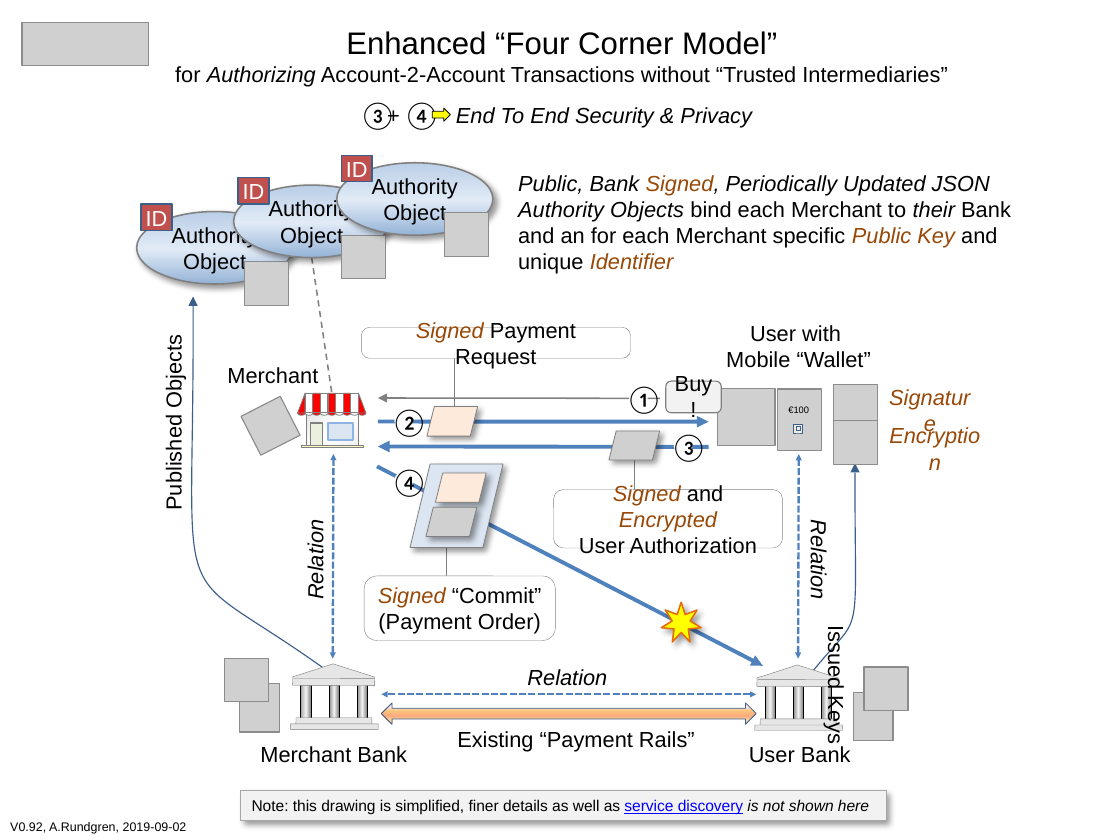
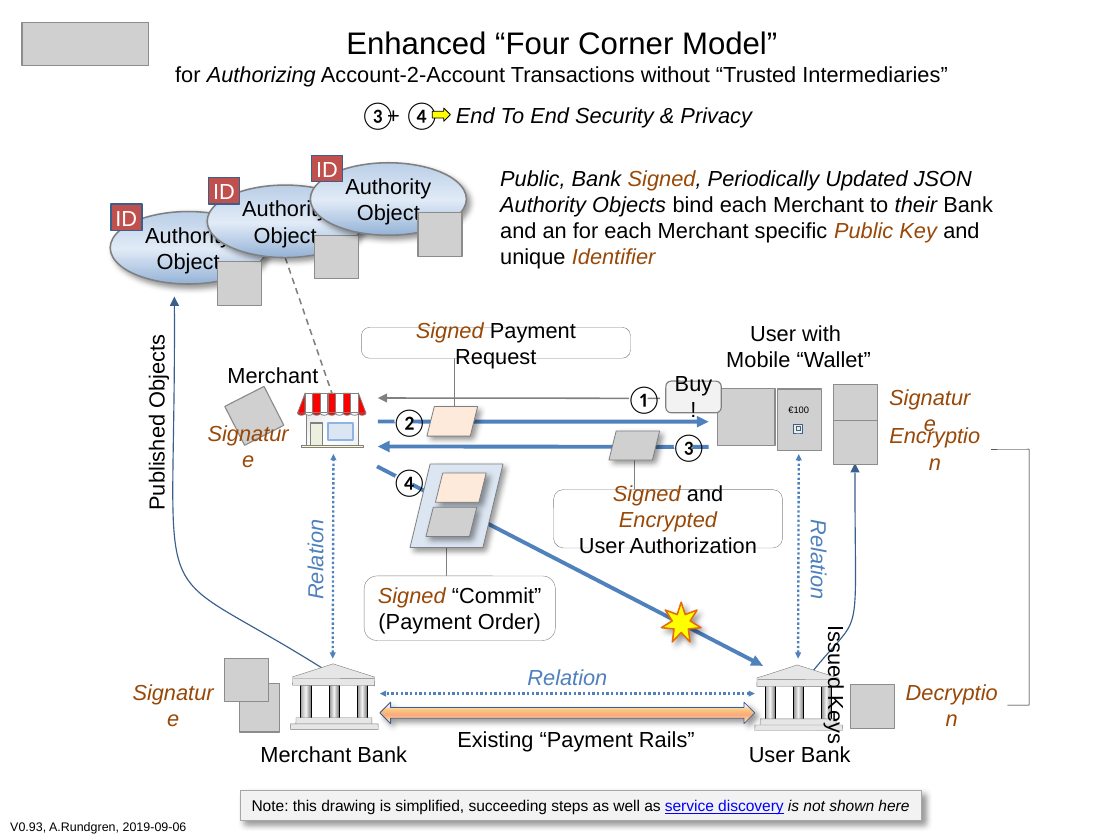
Before and after one commit to cyberphone/doc, a slide deck: slide 1 of saturn/enhanced-four-corner-model.pptx. Drawn at 1120x840 pixels with LibreOffice and Linux fonts; fonts in the diff are those of the drawing; grey boxes stand for pictures. Boxes give left, top, right and bottom in pixels: in the first picture for what was removed or moved away, otherwise in the second. Text is boxed around its words. In the diff, an @@ line names an element or a change of style, - is before the commit and + after.

```diff
--- a/saturn/enhanced-four-corner-model.pptx
+++ b/saturn/enhanced-four-corner-model.pptx
@@ 3 pictures, 3 ellipses: place and size @@
-3 pictures, 3 ellipses at [137, 162, 493, 306]
+3 pictures, 3 ellipses at [110, 162, 466, 306]
@@ 3 rectangles: place and size @@
-3 rectangles at [141, 156, 373, 231]
+3 rectangles at [111, 156, 343, 231]
@@ text "Public, Bank Signed, Periodically Updated ...": place and size @@
-text "Public, Bank Signed, Periodically Updated ..." at [518, 175, 1011, 274]
+text "Public, Bank Signed, Periodically Updated ..." at [500, 170, 993, 269]
@@ line moved from (311, 258) - (332, 393) to (286, 258) - (332, 393) @@
@@ freeform shape: place and size @@
-freeform shape at [192, 297, 333, 675]
+freeform shape at [174, 297, 334, 675]
@@ text "Published Objects": place and size @@
-text "Published Objects" at [162, 342, 186, 508]
+text "Published Objects" at [145, 342, 169, 508]
@@ picture: place and size @@
-picture at [241, 397, 300, 456]
+picture at [224, 387, 283, 445]
@@ text added at [196, 431, 301, 460], 14 pt, text #984807, italic @@
+Signature
@@ freeform shape added at [991, 449, 1029, 704], outline #000000 0.25 pt @@
@@ text colour #000000 to #4F81BD in 3 elements at [527, 669, 607, 685], [806, 528, 830, 598], [304, 528, 328, 598] @@
@@ picture: place and size @@
-picture at [864, 666, 907, 710]
+picture at [851, 684, 895, 728]
@@ text added at [121, 690, 226, 719], 14 pt, text #984807, italic @@
+Signature
@@ left right arrow at [380, 702, 755, 724]: shadow on @@
@@ picture removed at [853, 692, 893, 740] @@
@@ rounded rectangle added at [894, 690, 1010, 719], 14 pt, text #984807, italic @@
+Decryption
@@ rectangle "Note: this drawing is simplified, ...": place and size @@
-rectangle "Note: this drawing is simplified, ..." at [241, 791, 887, 821]
+rectangle "Note: this drawing is simplified, ..." at [241, 791, 922, 821]
@@ text in rectangle at [252, 799, 909, 814]: text changed @@
-Note: this drawing is simplified, finer details as well as service discovery is not shown here
+Note: this drawing is simplified, succeeding steps as well as service discovery is not shown here
@@ text at [10, 822, 187, 834]: text changed @@
-V0.92, A.Rundgren, 2019-09-02
+V0.93, A.Rundgren, 2019-09-06
```
Also in this commit, not shown: 1 other file.
